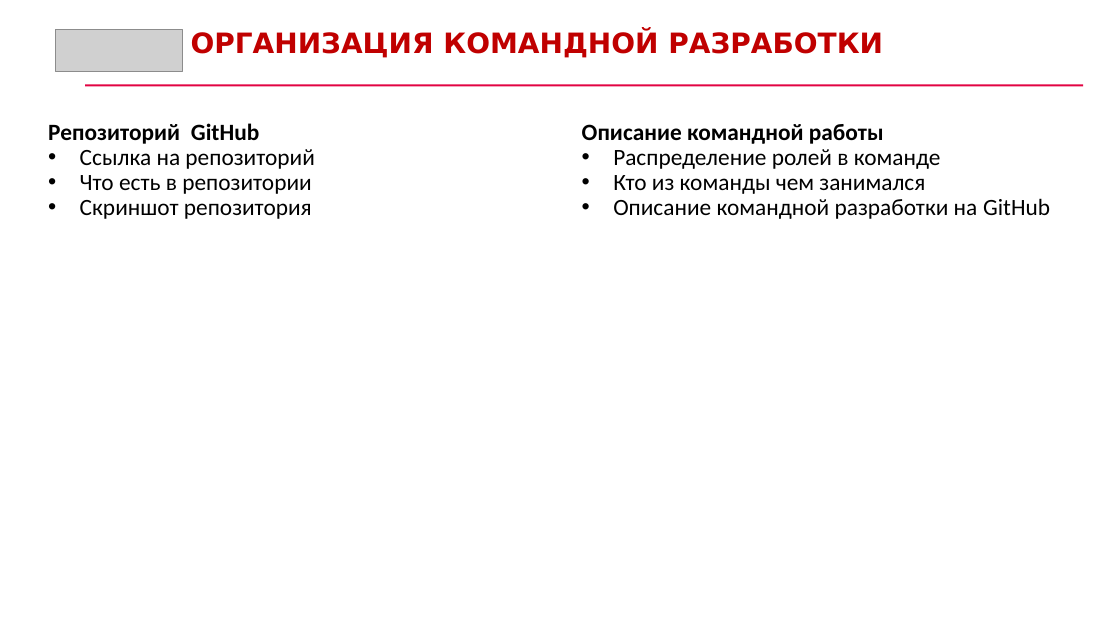
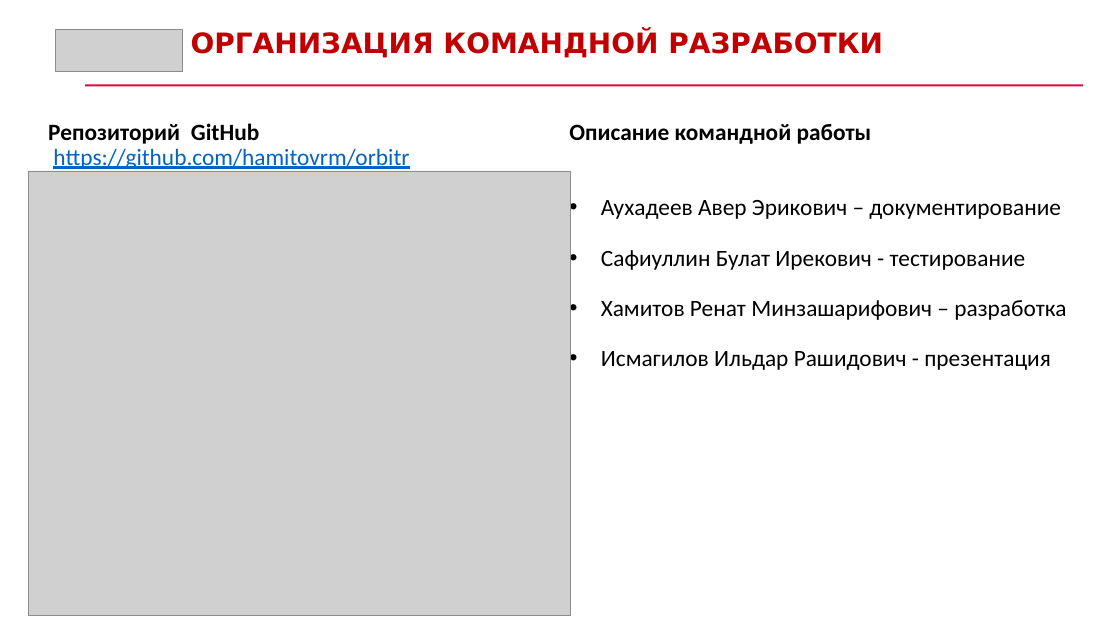
Before and after one commit to hamitovrm/orbitr, a slide deck: slide 7 of Презентация.pptx (slide 6 before the commit). Drawn at 1120x630 pixels with LibreOffice and Linux fonts; fonts in the diff are those of the drawing; grey boxes stand for pictures. Boxes give left, top, right and bottom in pixels: in the first picture for what was removed or moved away, otherwise in the second. Text is boxed around its words. In the diff, an @@ line names an element or a change of style, - is before the commit and + after.

Commit message:
Доработана презентация

```diff
--- a/Презентация.pptx
+++ b/Презентация.pptx
@@ text "Описание командной работы": place and size @@
-text "Описание командной работы" at [582,124,1050,219]
+text "Описание командной работы" at [569,124,1066,370]
@@ text at [53,148,409,169]: text changed; text colour #000000 to #0563C1 @@
-  • Ссылка на репозиторий
-  • Что есть в репозитории
-  • Скриншот репозитория
+  https://github.com/hamitovrm/orbitr
@@ picture added at [29,171,571,615] @@
@@ text at [601,200,1066,370]: text changed @@
-  • Распределение ролей в команде
-  • Кто из команды чем занимался
-  • Описание командной разработки на GitHub
+  • Аухадеев Авер Эрикович – документирование
+  • Сафиуллин Булат Ирекович - тестирование
+  • Хамитов Ренат Минзашарифович – разработка
+  • Исмагилов Ильдар Рашидович - презентация
```
Also in this commit, not shown: 7 other slides changed, 2 slides added, 1 slide removed.
